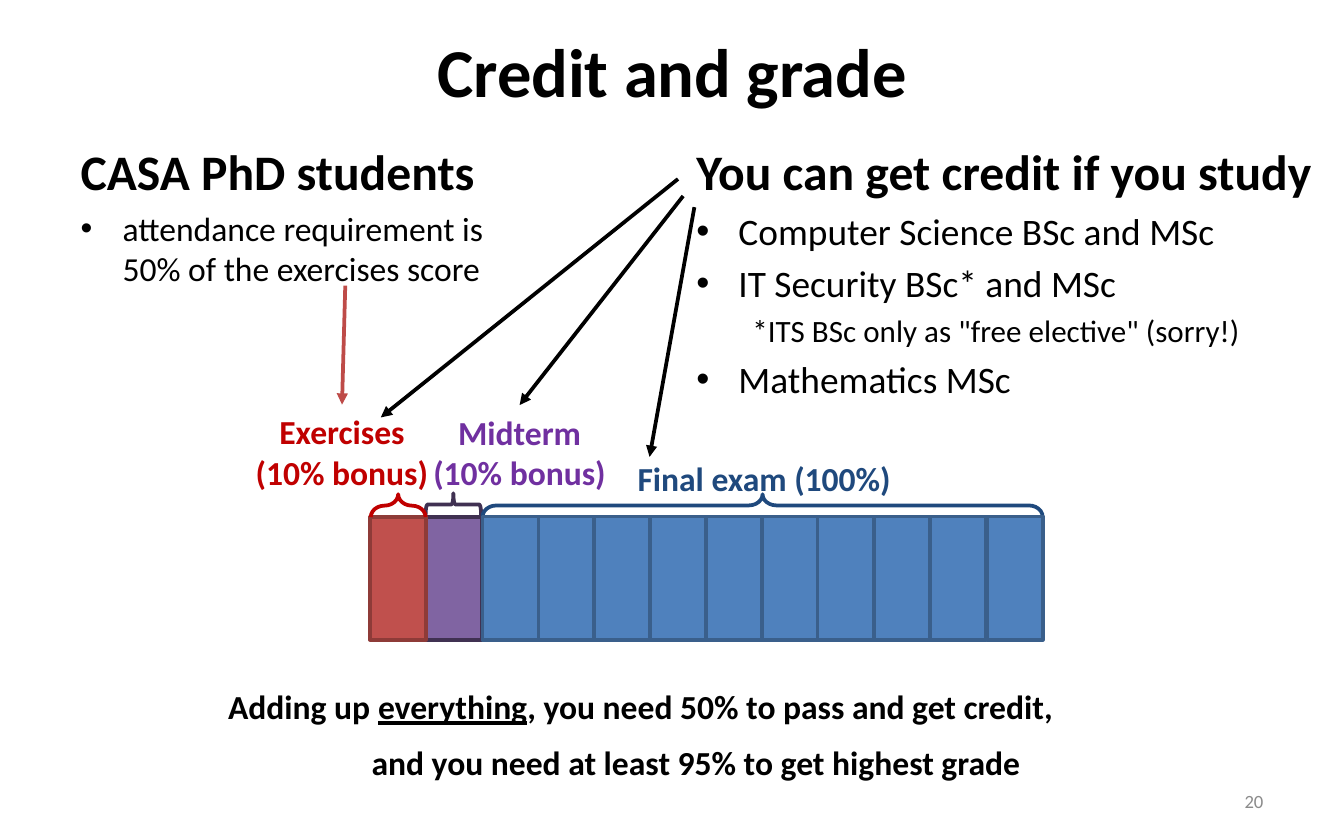
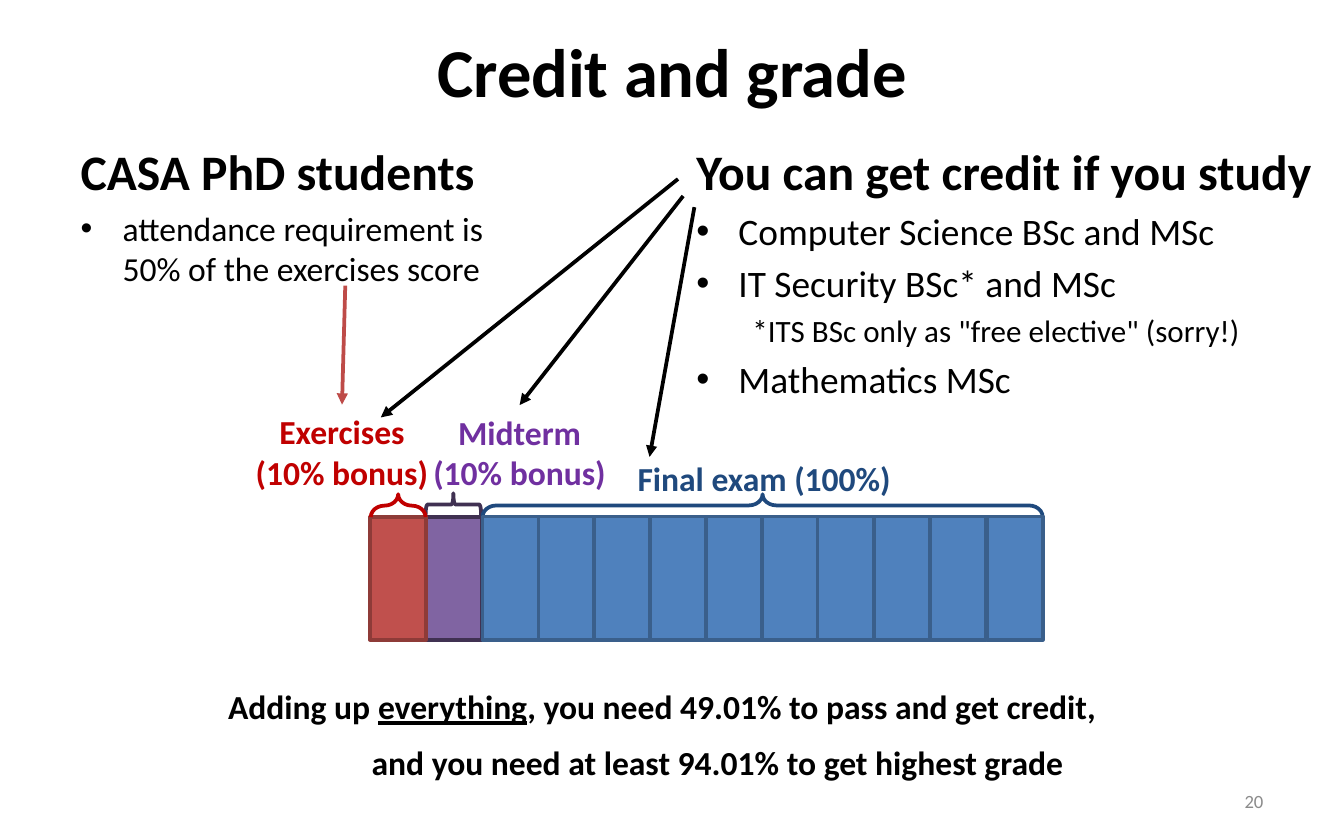
Before and after one commit to mpi-sp-pap-2026/mpi-sp-pap-2026.github.io, a slide deck: slide 20 of slides-by-us/IntroPaP-2026.pptx. Drawn at 1344x840 pixels with LibreOffice and Linux fonts; fonts in the diff are those of the drawing. Boxes give left, top, right and bottom in pixels: in the first picture for what was removed or moved away, otherwise in the second. Text is boxed around its words. In the diff, an @@ line names an element or a change of style, - is before the commit and + after.

Commit message:
Slides

```diff
--- a/slides-by-us/IntroPaP-2026.pptx
+++ b/slides-by-us/IntroPaP-2026.pptx
@@ text at [228, 695, 1096, 725]: text changed @@
-Adding up everything, you need 50% to pass and get credit,
+Adding up everything, you need 49.01% to pass and get credit,
@@ text at [372, 751, 1063, 781]: text changed @@
-and you need at least 95% to get highest grade
+and you need at least 94.01% to get highest grade
```
Also in this commit, not shown: 1 other file.
